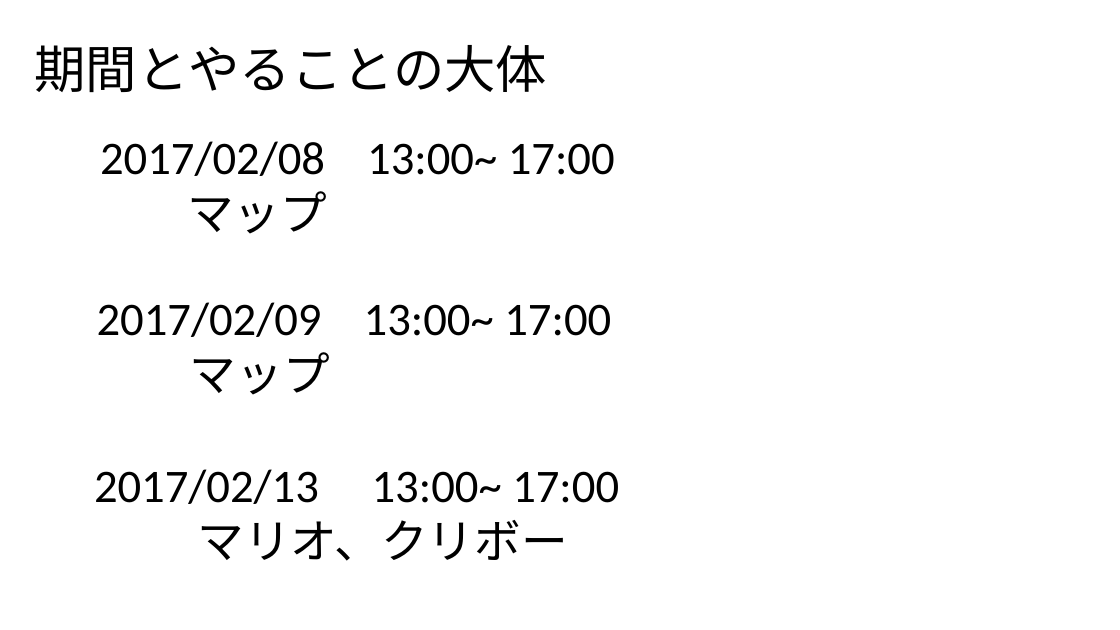
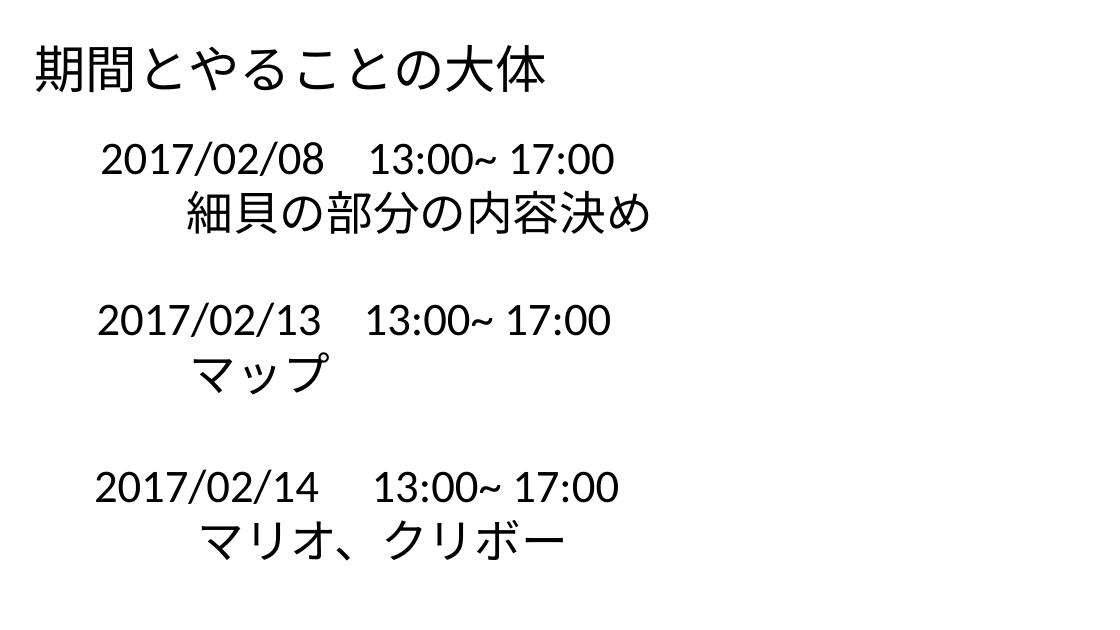
Before and after one commit to girausu/mario, a slide deck: slide 3 of マリオの再現.pptx. Drawn at 1120x630 pixels with LibreOffice and Linux fonts; fonts in the diff are those of the drawing. Boxes give left, top, right and bottom in pixels: in the first picture for what was removed or moved away, otherwise in the second. Text is boxed around its words. In the diff, an @@ line names an element or a change of style, - is before the commit and + after.

```diff
--- a/マリオの再現.pptx
+++ b/マリオの再現.pptx
@@ text at [187, 190, 653, 234]: text changed @@
-マップ
+細貝の部分の内容決め
@@ text at [97, 302, 611, 337]: text changed @@
-2017/02/09 13:00~ 17:00
+2017/02/13 13:00~ 17:00
@@ text at [94, 469, 619, 504]: text changed @@
-2017/02/13 13:00~ 17:00
+2017/02/14 13:00~ 17:00
```
